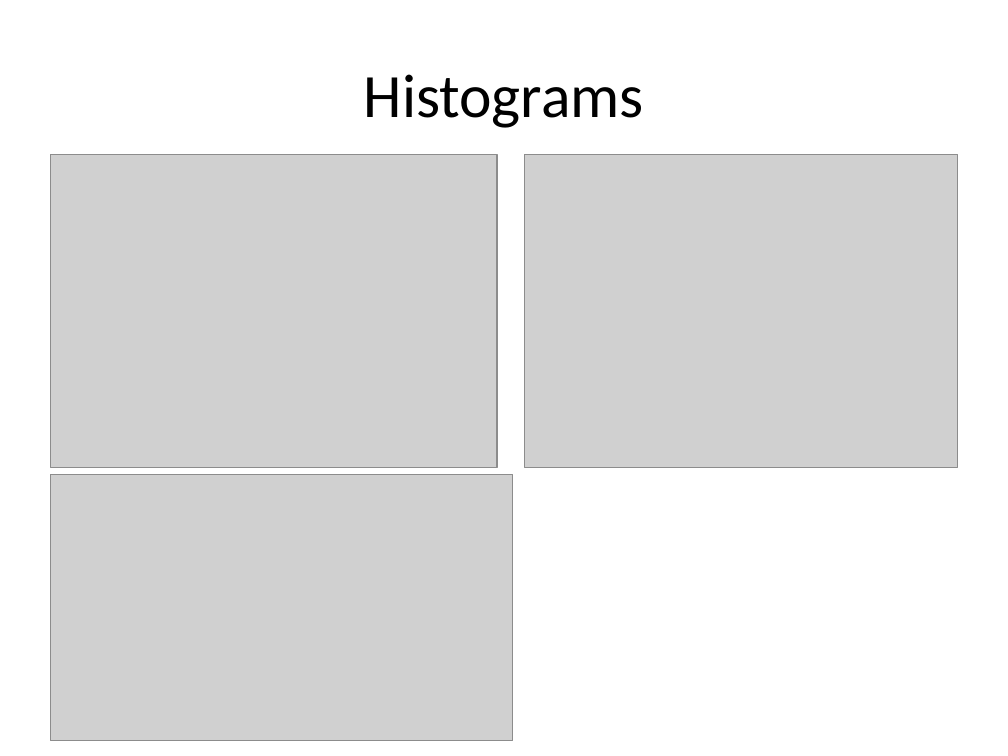
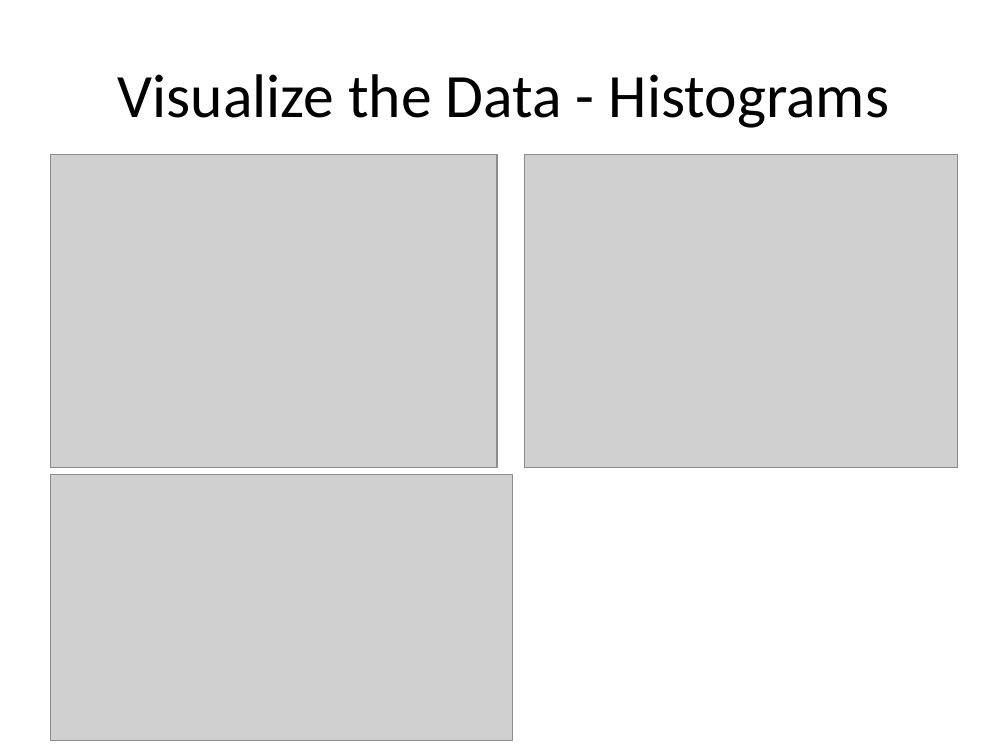
Before and after one commit to datadave/GADS9-NYC-Spring2014-Students, a slide deck: slide 4 of lab_submissions/project01/rtalbot/Project01-Presentation.pptx (slide 3 before the commit). Drawn at 1008x756 pixels with LibreOffice and Linux fonts; fonts in the diff are those of the drawing; grey boxes stand for pictures. Boxes give left, top, right and bottom in pixels: in the first picture for what was removed or moved away, otherwise in the second. Text is boxed around its words. In the diff, an @@ line names an element or a change of style, - is before the commit and + after.

```diff
--- a/lab_submissions/project01/rtalbot/Project01-Presentation.pptx
+++ b/lab_submissions/project01/rtalbot/Project01-Presentation.pptx
@@ title at (x1=118, y1=74, x2=889, y2=128): text changed @@
-Histograms
+Visualize the Data - Histograms
```
Also in this commit, not shown: 1 other slide changed, 4 slides added, 2 slides removed, 1 other file.
